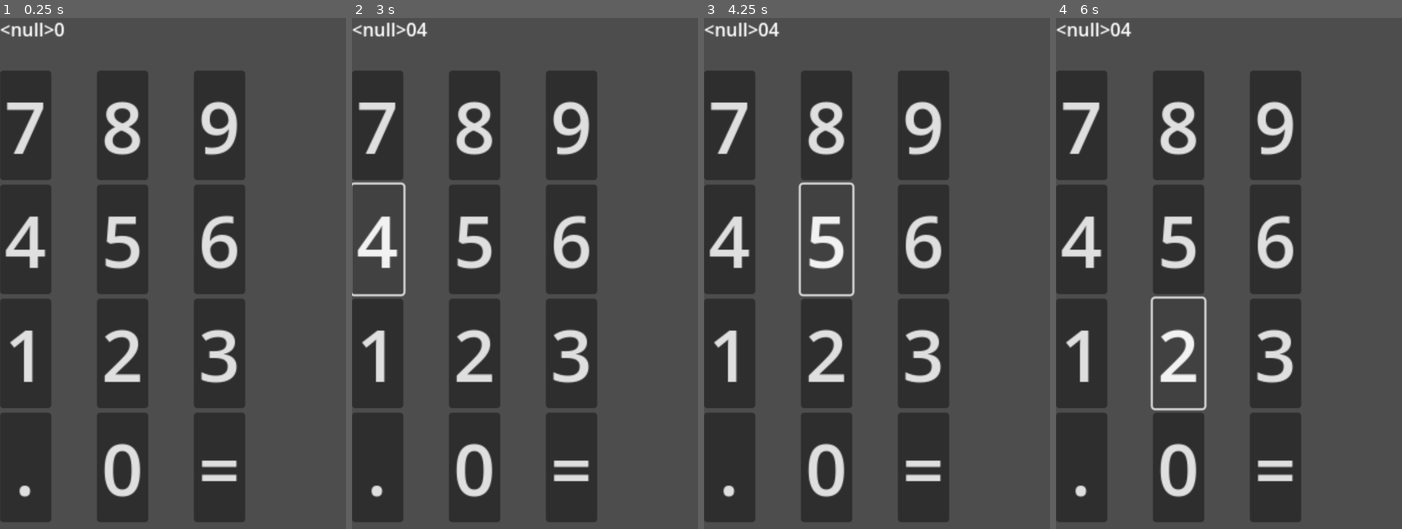
Above: before the commit, frames 1-4 (left to right).
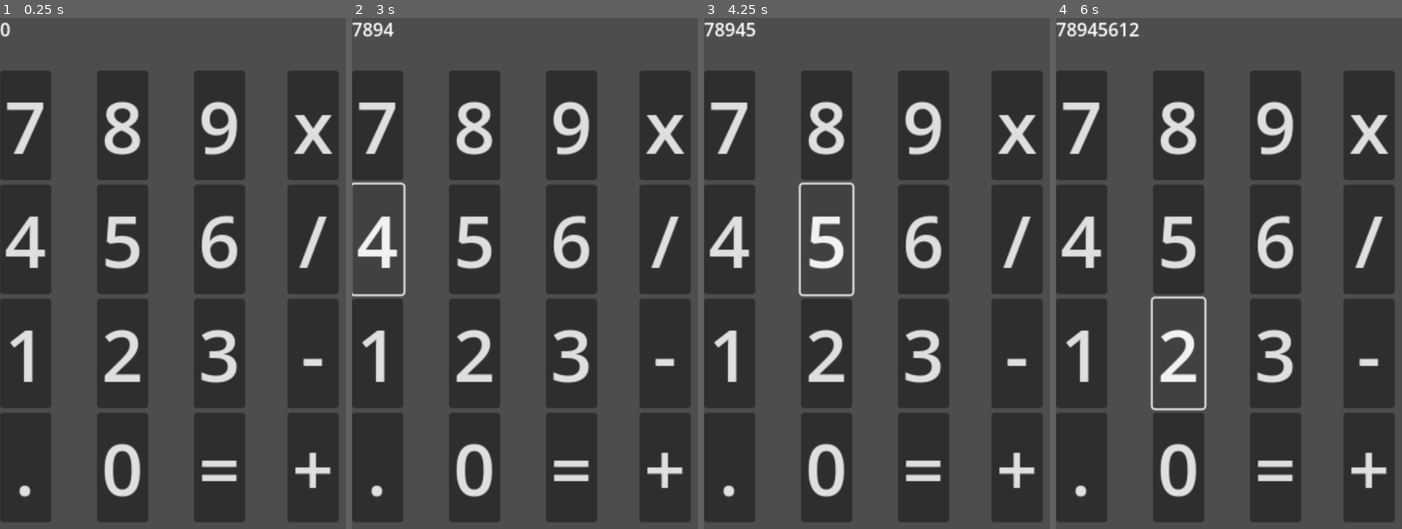
Above: after the commit, the same moments.

Repository: kingptvoi/calculator-app
Game: Godot game, scene res://calculator.tscn
Two runs of this game, one before a commit and one after it. Both use one fixed random seed, a clock stepped at 60 frames per second and the inputs below. The project has no main scene, so this scene is started directly.
Inputs:
- Up to frame 1 (0.25 s): no input
- Up to frame 2 (3 s): click "7" at 0.5 s; click "8" at 1.25 s; click "9" at 2 s; click "4" at 2.75 s
- Up to frame 3 (4.25 s): click "5" at 3.5 s
- Up to frame 4 (6 s): click "6" at 4.25 s; click "1" at 5 s; click "2" at 5.75 s

The runs differ from the first frame. In frame 1, 13% of the frame differs, in the area x 0-98%, y 0-99%; in frame 2, 13%; in frame 3, 13%; in frame 4, 13%.

Commit message:
added basic buttons functionality (1-9 input displays the digits on the screen) and a delete function (enter key)

Diff:
--- a/calculator.gd
+++ b/calculator.gd
@@ -3,20 +3,92 @@
 var display
 var display_old
 
+var value: String
+var last_value
+
 
 # Called when the node enters the scene tree for the first time.
 func _ready() -> void:
-	change_display(0)
+	last_value = 0
+	change_display(last_value)
 
 
 # Called every frame. 'delta' is the elapsed time since the previous frame.
 func _process(delta: float) -> void:
+	if Input.is_action_just_pressed("ui_accept"):
+		value = value.left(value.length() - 1)
+		change_display(value)
 	pass
 
 func change_display(value):
-	$display.text = str(display_old) + str(value)
-	display_old = $display.text
+
+	$display.text = str(value)
+
+func change_value(value):
+	pass
+
+func _on_4_pressed() -> void:
+	last_value = str(4)
+	value = value + last_value
+	change_display(value)
 
 
-func _on__pressed() -> void:
-	change_display(4)
+func _on_5_pressed() -> void:
+	last_value = str(5)
+	value = value + last_value
+	change_display(value)
+
+
+func _on_6_pressed() -> void:
+	last_value = str(6)
+	value = value + last_value
+	change_display(value)
+
+
+func _on_1_pressed() -> void:
+	last_value = str(1)
+	value = value + last_value
+	change_display(value)
+
+
+func _on_2_pressed() -> void:
+	last_value = str(2)
+	value = value + last_value
+	change_display(value)
+
+
+func _on_3_pressed() -> void:
+	last_value = str(3)
+	value = value + last_value
+	change_display(value)
+
+
+func _on_comma_pressed() -> void:
+	last_value = str(".")
+	value = value + last_value
+	change_display(value)
+
+
+func _on_0_pressed() -> void:
+	last_value = str(0)
+	value = value + last_value
+	change_display(value)
+
+
+
+func _on_9_pressed() -> void:
+	last_value = str(9)
+	value = value + last_value
+	change_display(value)
+
+
+func _on_8_pressed() -> void:
+	last_value = str(8)
+	value = value + last_value
+	change_display(value)
+
+
+func _on_7_pressed() -> void:
+	last_value = str(7)
+	value = value + last_value
+	change_display(value)
--- a/calculator.tscn
+++ b/calculator.tscn
@@ -87,8 +87,46 @@
 theme = ExtResource("1_q3t4y")
 text = "="
 
+[node name="operations" type="GridContainer" parent="."]
+layout_mode = 0
+offset_left = 252.0
+offset_top = 72.0
+offset_right = 297.0
+offset_bottom = 468.0
+metadata/_edit_group_ = true
+
+[node name="x" type="Button" parent="operations"]
+layout_mode = 2
+theme = ExtResource("1_q3t4y")
+text = "x"
+
+[node name="divide" type="Button" parent="operations"]
+layout_mode = 2
+theme = ExtResource("1_q3t4y")
+text = "/"
+
+[node name="-" type="Button" parent="operations"]
+layout_mode = 2
+theme = ExtResource("1_q3t4y")
+text = "-"
+
+[node name="+" type="Button" parent="operations"]
+layout_mode = 2
+theme = ExtResource("1_q3t4y")
+text = "+"
+
 [node name="Camera2D" type="Camera2D" parent="."]
 anchor_mode = 0
 zoom = Vector2(2.4, 2.4)
 
-[connection signal="pressed" from="buttons/4" to="." method="_on__pressed"]
+[connection signal="pressed" from="buttons/7" to="." method="_on_7_pressed"]
+[connection signal="pressed" from="buttons/8" to="." method="_on_8_pressed"]
+[connection signal="pressed" from="buttons/9" to="." method="_on_9_pressed"]
+[connection signal="pressed" from="buttons/4" to="." method="_on_4_pressed"]
+[connection signal="pressed" from="buttons/5" to="." method="_on_5_pressed"]
+[connection signal="pressed" from="buttons/6" to="." method="_on_6_pressed"]
+[connection signal="pressed" from="buttons/1" to="." method="_on_1_pressed"]
+[connection signal="pressed" from="buttons/2" to="." method="_on_2_pressed"]
+[connection signal="pressed" from="buttons/3" to="." method="_on_3_pressed"]
+[connection signal="pressed" from="buttons/comma" to="." method="_on_comma_pressed"]
+[connection signal="pressed" from="buttons/0" to="." method="_on_0_pressed"]
